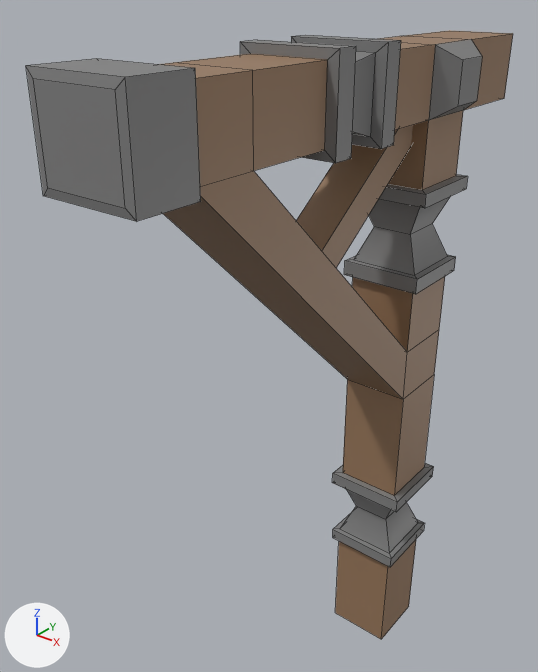
One commit to the FBX model Assets/Meshes/Props/Prop_Pillar_001_Wooden_001_Short.fbx: the scene before it, then after it.
One viewpoint serves both versions: a camera (50 mm lens) standing at (1.647, -2.955, 3.23) and looking at (-0.131, -0.733, 1.852). Arrows for +X, +Y and +Z are at lower left; the lights stay in place. Mesh edges are drawn as thin lines. Where no turn or scale is listed for an object, it has been applied to the vertices.

The first picture shows 'Prop_Pillar_001_Wooden_001_Short'.
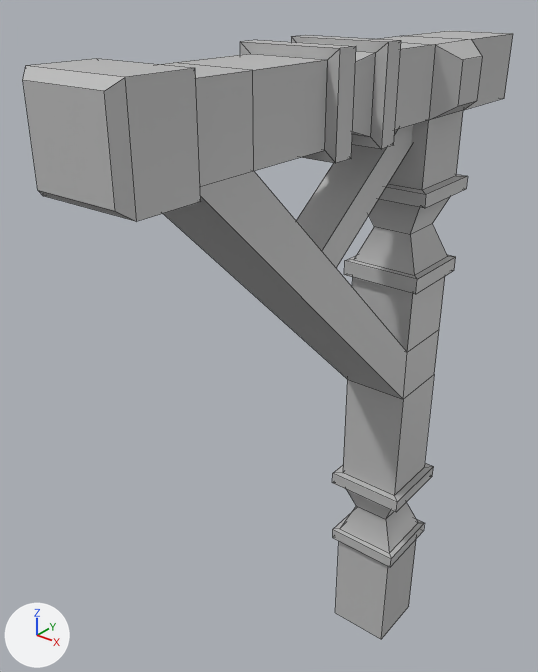
The edits, one by one:
Material 'Default_Material' (mat_default_material) is new.
Its base color is (0.5, 0.5, 0.5) (grey #bcbcbc).
me_mesh is used by ob_prop_pillar_001_wooden_001_short; location (0.0, 0.0, 0.0).
Verts and faces of me_mesh; kept vertices keep their numbers, new ones are numbered from 168.
Before the commit, vertices of me_mesh: 112 (0.0, -1.82, 2.73) at pixel (47, 187), 113 (0.3, -1.82, 2.73) at pixel (125, 208), 114 (0.3, -1.82, 3.0) at pixel (115, 89), 115 (0.0, -1.82, 3.0) at pixel (33, 78).
me_mesh had 168 vertices, 166 faces and spanned x -0.08..0.38, y -1.82..0.42, z 0.0..3.03.
me_mesh now has 168 vertices, 164 faces and spans x -0.08..0.38, y -1.85..0.42, z 0.0..3.03.
Part 1, on me_mesh:
Vertices 112 to 115 move by (0.0, -0.03, 0.0).
me_mesh part 2: 119 faces spanning x -0.08..0.38, y -1.85..0.04, z 0.54..3.03 switch from mat_lambert39 (grey #818181) to mat_lambert41 (grey #bcbcbc).
me_mesh part 3: 44 faces spanning x 0.0..0.3, y -1.59..0.42, z 0.0..3.0 switch from mat_lambert40 (brown #98775b) to mat_lambert41 (grey #bcbcbc).
me_mesh now uses material mat_default_material (grey #bcbcbc).

Pixel boxes [x1, y1, x2, y2] of what changed, in the pictures (538 x 672 px; the box of a moved part takes in the faces that stretch with it):
'Prop_Pillar_001_Wooden_001_Short', reshaped: before [26, 30, 513, 639]; after [23, 30, 513, 639]
part 1 of me_mesh, moved or reshaped: before [26, 66, 137, 221]; after [23, 66, 137, 221]
part 2 of me_mesh, recoloured: [26, 35, 482, 567] in both
part 3 of me_mesh, recoloured (brown to grey): [160, 30, 513, 639] in both
